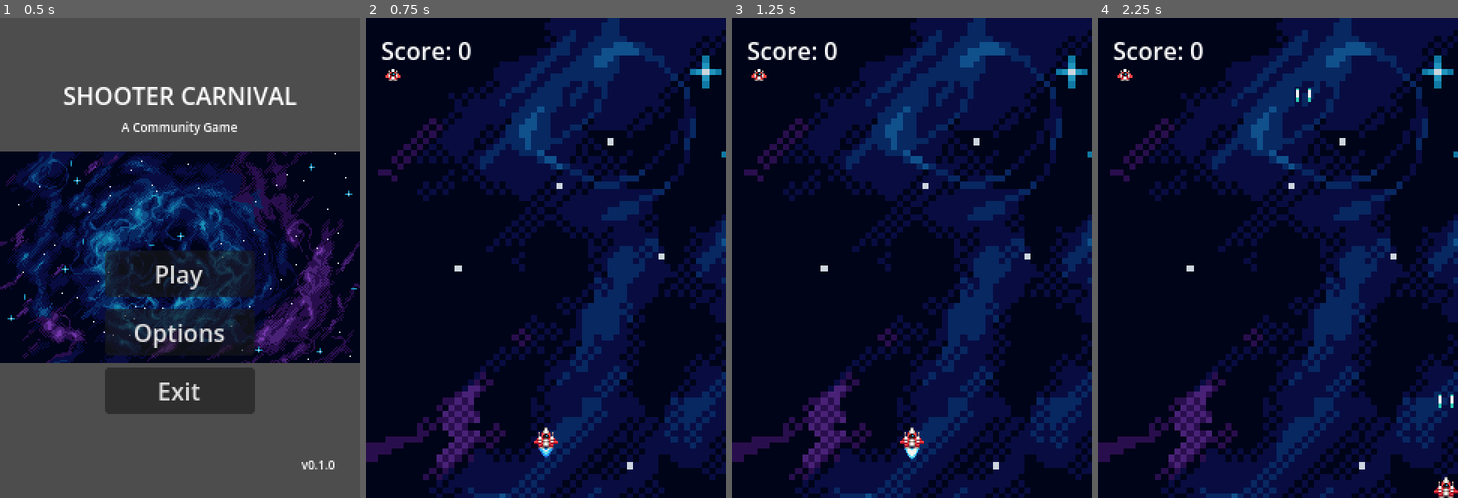
Above: before the commit, frames 1-4 (left to right).
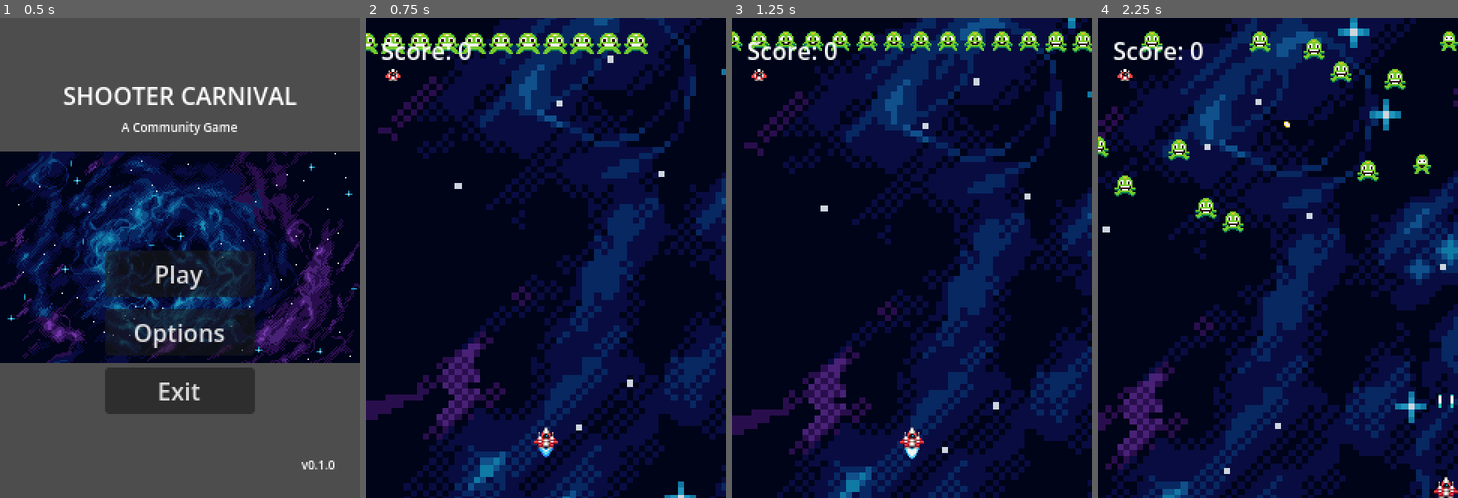
Above: after the commit, the same moments.

Repository: HouZenKai/ShooterCarnival
Game: Godot game, scene res://scenes/ui/main_menu.tscn
Two runs of this game, one before a commit and one after it. Both use one fixed random seed, a clock stepped at 60 frames per second and the inputs below.
Inputs:
- Up to frame 1 (0.5 s): no input
- Up to frame 2 (0.75 s): click "Play" at 0.5 s
- Up to frame 3 (1.25 s): no input
- Up to frame 4 (2.25 s): hold D (move_right) 1.28-2.03 s; tap Space (shoot) at 1.35, 2.1 s; hold S (move_down) from 2.03 s (still down)

Frame 1 is identical in both runs. In frame 2, 45% of the frame differs, in the area x 0-100%, y 0-100%; in frame 3, 38%; in frame 4, 53%.
Error before the commit: Parse Error: Identifier "GameStats" not declared in the current scope. (res://scenes/stages/stage_01.gd:23)

Commit message:
#71 Add get_display_stats and integrate in Game Over
Register GameStats as an autoload and refactor how end-of-game stats are produced and displayed. game_stats.gd now exposes get_display_stats() which returns an array of dictionaries ({label, value, format}) for each stat; game_over.gd was updated to consume that list instead of reflecting on script properties and to build the formatted label text.

Diff:
--- a/src/project.godot
+++ b/src/project.godot
@@ -18,6 +18,7 @@
 [autoload]
 
 GlobalUtils="*res://scripts/global_utils.gd"
+GameStats="*uid://xp5am2wln7tc"
 SceneTransition="*uid://c3cwkfxv27yxb"
 
 [display]
--- a/src/scenes/ui/game_over.gd
+++ b/src/scenes/ui/game_over.gd
@@ -14,21 +14,13 @@
 func display_stats():
 	# An array to store every line to show in stats
 	var formatted_lines: Array[String] = []
-	# Getting the list of all the game stats properties
-	var properties = GameStats.get_property_list()
+	# Getting the list of all the game stats
+	var statistics = GameStats.get_display_stats()
 
-	# Every property will be shown on screen
-	for prop in properties:
-		# If the prop is "custom made" and not inherithed
-		if prop.usage & PROPERTY_USAGE_SCRIPT_VARIABLE:
-			# We get the prop name and value
-			var prop_name: String = prop.name
-			var prop_value = GameStats.get(prop_name)
-			# Replace underscore with space and then to upper case
-			var display_name := prop_name.replace("_", " ").capitalize()
-			# Formats the line putting the prop name first and then the value on a new line
-			var line := "%s\n%s" % [display_name, str(prop_value)]
-			formatted_lines.append(line)
+	for stat in statistics:
+		# Formats the line putting the stat name first and then the value on a new line
+		var line := "%s\n%s" % [stat["label"], stat["value"]]
+		formatted_lines.append(line)
 
 	# Joining all lines with a new line
 	label_stats.text = "\n".join(formatted_lines)
--- a/src/scripts/game_stats.gd
+++ b/src/scripts/game_stats.gd
@@ -20,3 +20,12 @@
 func reset() -> void:
 	score = 0
 	enemies_defeated = 0
+
+
+## Returns the list of all game stats.[br]
+func get_display_stats() -> Array[Dictionary]:
+	return [
+		{"label": "Score", "value": score, "format": "number"},
+		{"label": "Enemies Defeated", "value": enemies_defeated, "format": "number"},
+		# Easy to add time played, shoots count, accuracy, etc.
+	]
